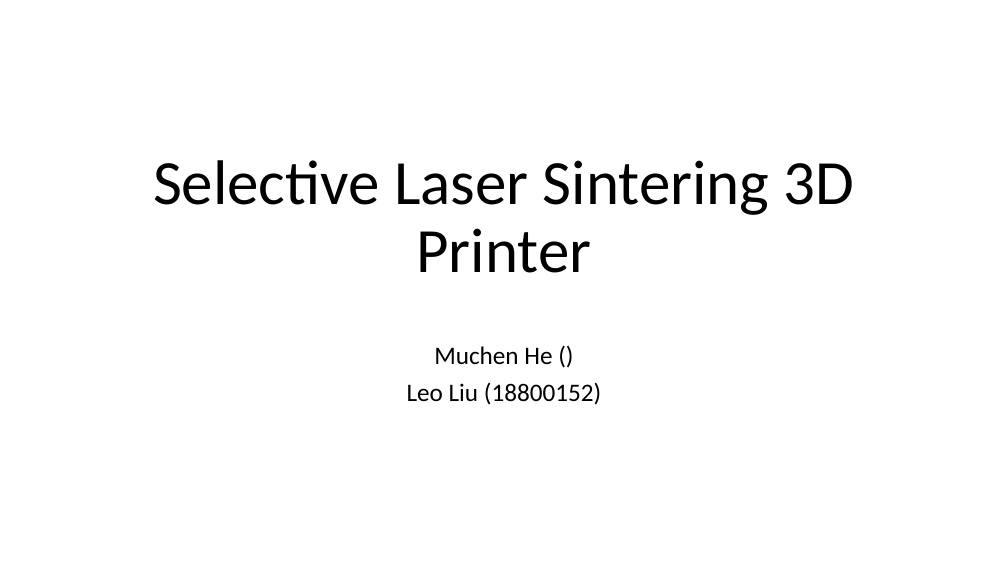
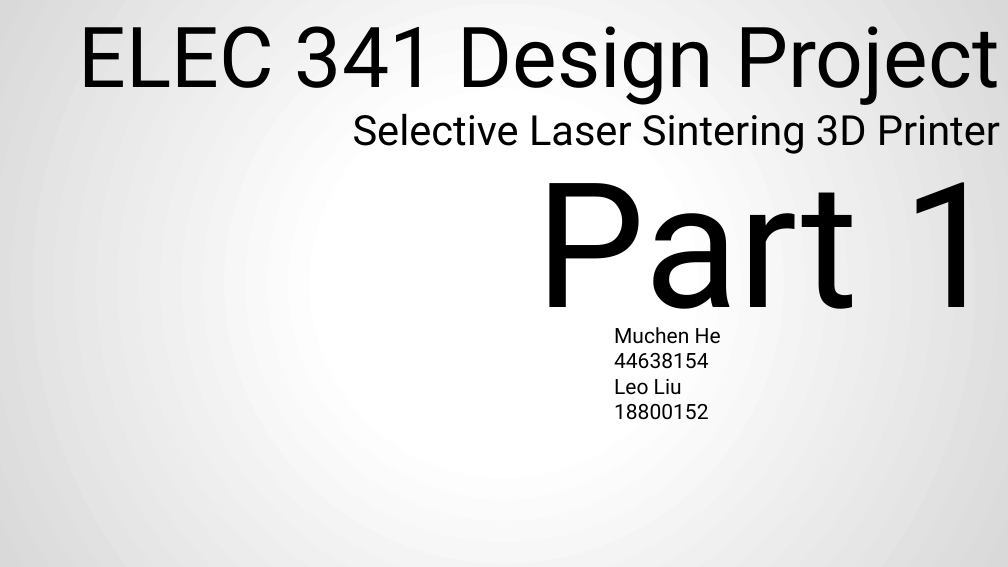
Before and after one commit to FSXAC/ELEC341, a slide deck: slide 1 of docs/report.pptx. Drawn at 1008x567 pixels with LibreOffice and Linux fonts; fonts in the diff are those of the drawing. Boxes give left, top, right and bottom in pixels: in the first picture for what was removed or moved away, otherwise in the second. Text is boxed around its words. In the diff, an @@ line names an element or a change of style, - is before the commit and + after.

```diff
--- a/docs/report.pptx
+++ b/docs/report.pptx
@@ background #FFFFFF to gradient #FFFFFF to #D9D9D9 @@
@@ text added at (x1=79, y1=26, x2=999, y2=105), 80 pt, text #000000 @@
+ELEC 341 Design Project
@@ title "Selective Laser Sintering 3D Printer" moved from (x1=153, y1=160, x2=855, y2=273) to (x1=353, y1=113, x2=1000, y2=154) @@
@@ title "Selective Laser Sintering 3D Printer" at (x1=353, y1=113, x2=1000, y2=154): size 60 to 39.6 pt, font Calibri to Roboto; alignment centre to right; vertical alignment bottom to middle @@
@@ text added at (x1=535, y1=148, x2=1000, y2=344), 166 pt, text #000000 @@
+Part 1
@@ text at (x1=614, y1=327, x2=721, y2=420): text changed; size 24 to 20 pt; font Calibri to Roboto @@
-Muchen He ()
-Leo Liu (18800152)
+Muchen He 44638154
+Leo Liu 18800152
```
Also in this commit, not shown: 7 other slides changed, 3 slides added, 1 slide removed, 5 other files.
